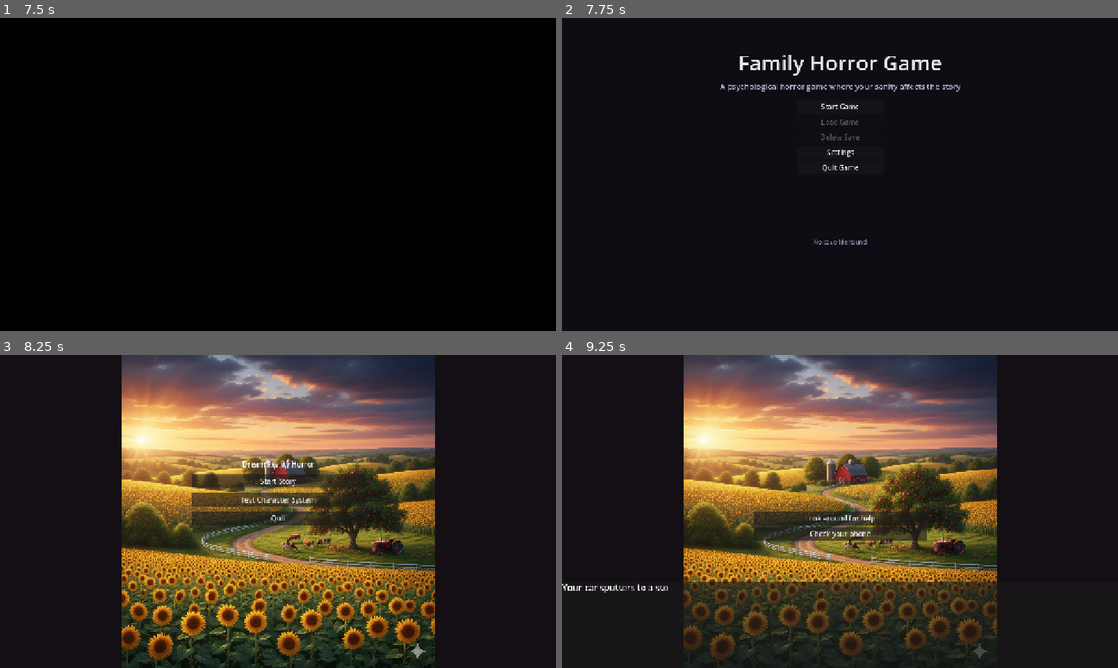
Above: before the commit, frames 1-4 (two rows, left to right).
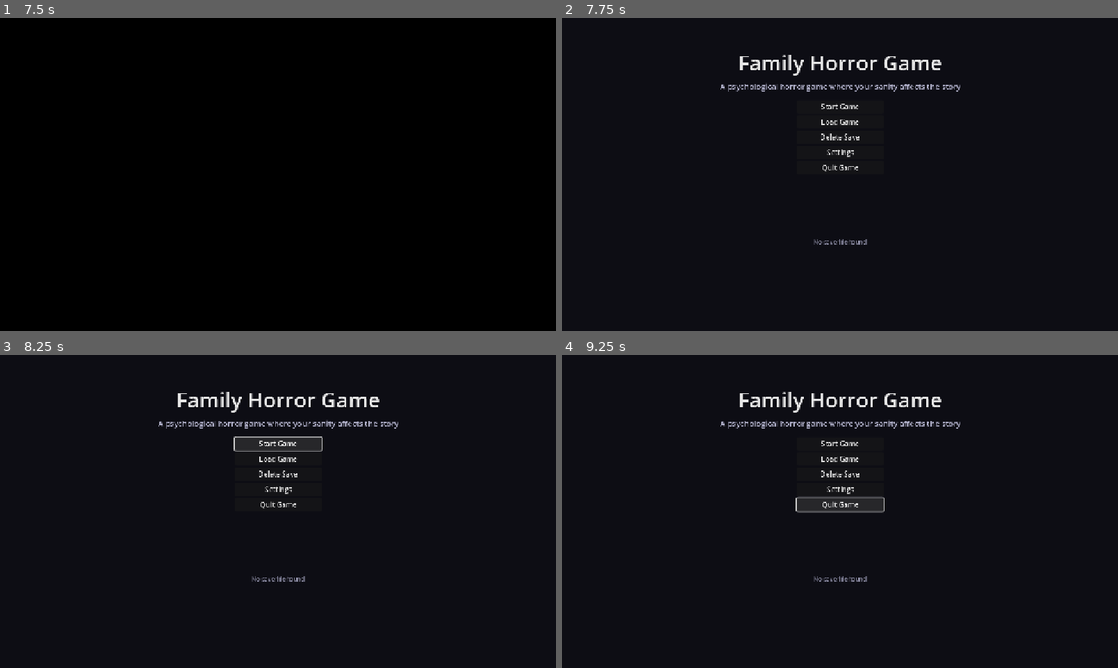
Above: after the commit, the same moments.

Repository: SuryaNandeesh/DreamHorrorGodotGame
Game: Godot game, scene res://scenes/splash.tscn
Two runs of this game, one before a commit and one after it. Both use one fixed random seed, a clock stepped at 60 frames per second and the inputs below.
Inputs (mouse positions are in pixels of both pictures, inside the frame that each line leads up to):
- Up to frame 1 (7.5 s): tap Enter (next_line) at 0.5, 2, 3.5, 7.35 s; move the mouse to (400, 158) at 0.52 s; hold D (move_right) 0.53-1.28 s; click (400, 158) at 0.6 s; tap Space (world_switch) at 1.25, 2.75, 2.85, 4.25 s; move the mouse to (166, 190) at 1.27 s; hold S (move_down) 1.28-2.03 s; tap E (interact) at 1.35, 6.6 s; move the mouse to (333, 105) at 2.02 s; hold D (move_right) 2.03-2.78 s; hold Enter (next_line) 2.03-2.78 s; move the mouse to (250, 237) at 2.77 s; hold W (move_up) 2.78-3.53 s; click (250, 237) at 2.92 s; move the mouse to (444, 221) at 3.52 s; hold A (move_left) 3.53-5.03 s; tap M at 3.6 s; tap Escape (pause) at 4.15 s; move the mouse to (111, 127) at 4.27 s; tap Ctrl at 4.35 s; move the mouse to (305, 174) at 5.02 s; hold S (move_down) 5.03-5.78 s; tap H at 5.1 s; click (305, 174) at 5.17 s; move the mouse to (194, 96) at 5.77 s; hold D (move_right) 5.78-6.53 s; click (194, 96) at 5.85 s; move the mouse to (400, 158) at 6.52 s; hold W (move_up) 6.53-7.28 s; move the mouse to (166, 190) at 7.27 s; hold D (move_right) from 7.28 s (still down); click (166, 190) at 7.42 s
- Up to frame 2 (7.75 s): keep holding D (move_right)
- Up to frame 3 (8.25 s): release D (move_right) at 8 s; click "Start Game" at 8 s
- Up to frame 4 (9.25 s): click (840, 498) at 8.75 s, where only the run before the commit has a clickable "Back to Main Menu"

Frame 1 is identical in both runs. In frame 2, 0.1% of the frame differs, in the area x 46-54%, y 32-40%; in frame 3, 52%, in the area x 21-79%, y 0-100%; in frame 4, 49%.
Error after the commit: Parse Error: Class "SaveSystem" hides an autoload singleton. (res://scripts/save_system.gd:4)

Commit message:
updated save & readme
9/4/2025

Diff:
--- a/project.godot
+++ b/project.godot
@@ -20,6 +20,7 @@
 [autoload]
 
 Global="*res://scripts/global.gd"
+SaveSystem="*res://scripts/save_system.gd"
 
 [display]
 
--- a/scripts/game_world.gd
+++ b/scripts/game_world.gd
@@ -18,7 +18,7 @@
 @onready var status_bar: Panel = $GameUI/StatusBar
 
 # Systems
-var save_system: SaveSystem
+@onready var save_system = get_node("/root/SaveSystem")
 var settings_system: SettingsSystem
 var character_manager: CharacterManager
 var sanity_system: SanitySystem
@@ -36,11 +36,7 @@
 	_instance_visual_novel()
 
 func _initialize_systems():
-	# Initialize all systems
-	save_system = SaveSystem.new()
-	save_system.name = "SaveSystem"
-	add_child(save_system)
-
+	# Initialize all systems except SaveSystem (now autoloaded)
 	settings_system = SettingsSystem.new()
 	settings_system.name = "SettingsSystem"
 	add_child(settings_system)
@@ -117,29 +113,68 @@
 	dlg.title = ("Choose Save Slot") if is_save else ("Choose Load Slot")
 	var v := VBoxContainer.new()
 	dlg.add_child(v)
-	for i in range(1, 6):
+
+	# Add a label to show current game state
+	var info_label := Label.new()
+	info_label.text = "Current Game State:\nLevel " + str(save_system.get_player_stats().get("level", 1)) + "\n" + save_system.get_story_progress().get("current_chapter", "intro")
+	v.add_child(info_label)
+	v.add_child(HSeparator.new())
+
+	var any_save := false
+	for i in range(1, save_system.MAX_SLOTS + 1):
 		var btn := Button.new()
 		var info := save_system.get_save_info(i)
 		var label := ("Save to Slot " + str(i)) if is_save else ("Load Slot " + str(i))
+
 		if info.exists:
+			any_save = true
 			label += " - Lv " + str(info.player_level) + " - " + str(info.current_chapter) + " (" + info.save_date + ")"
+			if not is_save:
+				btn.pressed.connect(func():
+					if save_system.load_game(i):
+						_show_message("Success", "Game loaded successfully!")
+						_update_player_display()
+						dlg.queue_free()
+					else:
+						_show_message("Error", "Failed to load game!")
+				)
 		else:
 			label += " - Empty"
+			if not is_save:
+				btn.disabled = true
+				btn.modulate = Color(0.7, 0.7, 0.7)
+
+		if is_save:
+			btn.pressed.connect(func():
+				if info.exists:
+					# Show confirmation dialog for overwriting
+					var confirm := ConfirmationDialog.new()
+					confirm.title = "Confirm Overwrite"
+					confirm.dialog_text = "Are you sure you want to overwrite this save? This cannot be undone."
+					confirm.confirmed.connect(func():
+						if save_system.save_game(i):
+							_show_message("Success", "Game saved successfully!")
+							dlg.queue_free()
+						else:
+							_show_message("Error", "Failed to save game!")
+					)
+					add_child(confirm)
+					confirm.popup_centered()
+				else:
+					if save_system.save_game(i):
+						_show_message("Success", "Game saved successfully!")
+						dlg.queue_free()
+					else:
+						_show_message("Error", "Failed to save game!")
+			)
+
 		btn.text = label
 		v.add_child(btn)
-		if is_save:
-			btn.pressed.connect(func():
-				if save_system.save_game(i):
-					print("Saved to slot ", i)
-					dlg.queue_free()
-				)
-		else:
-			btn.pressed.connect(func():
-				if save_system.load_game(i):
-					print("Loaded slot ", i)
-					_update_player_display()
-					dlg.queue_free()
-				)
+
+	if not is_save and not any_save:
+		_show_message("No Save Found", "There's no save data to load.")
+		return
+
 	add_child(dlg)
 	dlg.popup_centered()
 
@@ -173,6 +208,44 @@
 					_toggle_menu()
 				else:
 					_on_back_to_main()
+			KEY_F5:
+				# Quick save to last used slot or slot 1
+				var quick_slot := 1  # Default quick save slot
+				# Find the most recent save slot
+				var latest_time := 0
+				for slot in range(1, save_system.MAX_SLOTS + 1):
+					var info := save_system.get_save_info(slot)
+					if info.exists:
+						var save_time = Time.get_unix_time_from_datetime_string(info.save_date)
+						if save_time > latest_time:
+							latest_time = save_time
+							quick_slot = slot
+
+				if save_system.save_game(quick_slot):
+					_show_message("Quick Save", "Game saved to slot " + str(quick_slot))
+				else:
+					_show_message("Error", "Quick save failed!")
+
+			KEY_F9:
+				# Quick load most recent save
+				var latest_slot := -1
+				var latest_time := 0
+				for slot in range(1, save_system.MAX_SLOTS + 1):
+					var info := save_system.get_save_info(slot)
+					if info.exists:
+						var save_time = Time.get_unix_time_from_datetime_string(info.save_date)
+						if save_time > latest_time:
+							latest_time = save_time
+							latest_slot = slot
+
+				if latest_slot != -1:
+					if save_system.load_game(latest_slot):
+						_show_message("Quick Load", "Game loaded from slot " + str(latest_slot))
+						_update_player_display()
+					else:
+						_show_message("Error", "Quick load failed!")
+				else:
+					_show_message("No Save Found", "There's no save data to load.")
 
 func _process(_delta):
 	# No combat updates
--- a/scripts/main_menu.gd
+++ b/scripts/main_menu.gd
@@ -9,7 +9,7 @@
 @onready var delete_save_button: Button = $MainButtons/DeleteSaveButton
 
 # Systems
-var save_system: SaveSystem
+@onready var save_system = get_node("/root/SaveSystem")
 var settings_system: SettingsSystem
 var character_manager: CharacterManager
 var sanity_system: SanitySystem
@@ -20,11 +20,7 @@
 	_update_save_info()
 
 func _initialize_systems():
-	# Initialize all systems
-	save_system = SaveSystem.new()
-	save_system.name = "SaveSystem"
-	add_child(save_system)
-
+	# Initialize all systems except SaveSystem (now autoloaded)
 	settings_system = SettingsSystem.new()
 	settings_system.name = "SettingsSystem"
 	add_child(settings_system)
@@ -47,23 +43,29 @@
 	quit_button.pressed.connect(func(): get_tree().quit())
 
 func _update_save_info():
-	var has_save := save_system.has_save_file()
-	if has_save:
-		var save_info_data = save_system.get_save_info()
+	var any_save_exists := false
+	var save_info_text := ""
+
+	# Check all save slots
+	for slot in range(1, save_system.MAX_SLOTS + 1):
+		var save_info_data = save_system.get_save_info(slot)
 		if save_info_data.exists:
-			load_button.disabled = false
-			load_button.modulate = Color.WHITE
-			save_info.text = "Save found: Level " + str(save_info_data.player_level) + " - " + save_info_data.current_chapter
-		else:
-			load_button.disabled = true
-			load_button.modulate = Color(0.7, 0.7, 0.7)
-			save_info.text = "No save file found"
+			any_save_exists = true
+			save_info_text += "Slot " + str(slot) + ": Level " + str(save_info_data.player_level) + " - " + save_info_data.current_chapter + "\n"
+
+	# Update UI based on save existence
+	if any_save_exists:
+		load_button.disabled = false
+		load_button.modulate = Color.WHITE
+		save_info.text = save_info_text.strip_edges()
 	else:
 		load_button.disabled = true
 		load_button.modulate = Color(0.7, 0.7, 0.7)
-		save_info.text = "No save file found"
-	delete_save_button.disabled = not has_save
-	delete_save_button.modulate = Color(1, 1, 1) if has_save else Color(0.7, 0.7, 0.7)
+		save_info.text = "No save files found"
+
+	# Update delete button state
+	delete_save_button.disabled = not any_save_exists
+	delete_save_button.modulate = Color.WHITE if any_save_exists else Color(0.7, 0.7, 0.7)
 
 func _on_start():
 	# Start game world (VN hosted inside game world)
@@ -77,52 +79,127 @@
 	dialog.popup_centered()
 
 func _on_load():
-	# Load existing game only if available
-	if not save_system.has_save_file():
+	# Show load slot selection dialog
+	var dlg := AcceptDialog.new()
+	dlg.title = "Choose Load Slot"
+	var v := VBoxContainer.new()
+	dlg.add_child(v)
+
+	var any_save := false
+	for slot in range(1, save_system.MAX_SLOTS + 1):
+		var info := save_system.get_save_info(slot)
+		var btn := Button.new()
+		var label := "Load Slot " + str(slot)
+		if info.exists:
+			any_save = true
+			label += " - Level " + str(info.player_level) + " - " + str(info.current_chapter) + " (" + info.save_date + ")"
+			btn.pressed.connect(func():
+				if save_system.load_game(slot):
+					print("Loaded slot ", slot)
+					get_tree().change_scene_to_file("res://scenes/game_world.tscn")
+				dlg.queue_free()
+			)
+		else:
+			label += " - Empty"
+			btn.disabled = true
+			btn.modulate = Color(0.7, 0.7, 0.7)
+		btn.text = label
+		v.add_child(btn)
+
+	if not any_save:
 		_show_message("No Save Found", "There's no save data to load.")
 		return
-	if save_system.load_game():
-		print("Game loaded successfully!")
-		# Go to game world after load
-		get_tree().change_scene_to_file("res://scenes/game_world.tscn")
-	else:
-		_show_message("Load Failed", "The save data could not be loaded.")
+
+	add_child(dlg)
+	dlg.popup_centered()
 
 func _on_settings():
 	# Open settings menu
 	get_tree().change_scene_to_file("res://scenes/settings_scene.tscn")
 
 func _on_delete_save():
-	if not save_system.has_save_file():
+	# Show delete slot selection dialog
+	var dlg := AcceptDialog.new()
+	dlg.title = "Choose Save to Delete"
+	var v := VBoxContainer.new()
+	dlg.add_child(v)
+
+	var any_save := false
+	for slot in range(1, save_system.MAX_SLOTS + 1):
+		var info := save_system.get_save_info(slot)
+		var btn := Button.new()
+		var label := "Delete Slot " + str(slot)
+		if info.exists:
+			any_save = true
+			label += " - Level " + str(info.player_level) + " - " + str(info.current_chapter) + " (" + info.save_date + ")"
+			btn.pressed.connect(func():
+				var confirm := ConfirmationDialog.new()
+				confirm.title = "Confirm Delete"
+				confirm.dialog_text = "Are you sure you want to delete this save? This cannot be undone."
+				confirm.confirmed.connect(func():
+					if save_system.delete_save(slot):
+						_show_message("Deleted", "Save in slot " + str(slot) + " has been deleted.")
+						_update_save_info()
+						dlg.queue_free()
+					else:
+						_show_message("Error", "Failed to delete save in slot " + str(slot) + ".")
+				)
+				add_child(confirm)
+				confirm.popup_centered()
+			)
+		else:
+			label += " - Empty"
+			btn.disabled = true
+			btn.modulate = Color(0.7, 0.7, 0.7)
+		btn.text = label
+		v.add_child(btn)
+
+	if not any_save:
 		_show_message("No Save Found", "There's no save data to delete.")
 		return
-	var confirm := ConfirmationDialog.new()
-	confirm.title = "Delete Save?"
-	confirm.dialog_text = "Are you sure you want to delete your save? This cannot be undone."
-	add_child(confirm)
-	confirm.confirmed.connect(func():
-		if save_system.delete_save():
-			_show_message("Deleted", "Your save has been deleted.")
-			_update_save_info()
-		else:
-			_show_message("Error", "Failed to delete save.")
-	)
-	confirm.popup_centered()
+
+	add_child(dlg)
+	dlg.popup_centered()
 
 func _input(event):
 	if event is InputEventKey and event.pressed:
 		match event.keycode:
 			KEY_F5:
-				# Quick save
-				if save_system.save_game():
-					print("Quick save successful!")
+				# Quick save to last used slot or slot 1
+				var quick_slot := 1  # Default quick save slot
+				# Find the most recent save slot
+				var latest_time := 0
+				for slot in range(1, save_system.MAX_SLOTS + 1):
+					var info := save_system.get_save_info(slot)
+					if info.exists:
+						var save_time = Time.get_unix_time_from_datetime_string(info.save_date)
+						if save_time > latest_time:
+							latest_time = save_time
+							quick_slot = slot
+
+				if save_system.save_game(quick_slot):
+					_show_message("Quick Save", "Game saved to slot " + str(quick_slot))
 					_update_save_info()
 				else:
-					print("Quick save failed!")
+					_show_message("Error", "Quick save failed!")
+
 			KEY_F9:
-				# Quick load (only if available)
-				if save_system.has_save_file():
-					_on_load()
+				# Quick load most recent save
+				var latest_slot := -1
+				var latest_time := 0
+				for slot in range(1, save_system.MAX_SLOTS + 1):
+					var info := save_system.get_save_info(slot)
+					if info.exists:
+						var save_time = Time.get_unix_time_from_datetime_string(info.save_date)
+						if save_time > latest_time:
+							latest_time = save_time
+							latest_slot = slot
+
+				if latest_slot != -1:
+					if save_system.load_game(latest_slot):
+						get_tree().change_scene_to_file("res://scenes/game_world.tscn")
+					else:
+						_show_message("Error", "Quick load failed!")
 				else:
 					_show_message("No Save Found", "There's no save data to load.")
 
Not shown, changed: README.md
